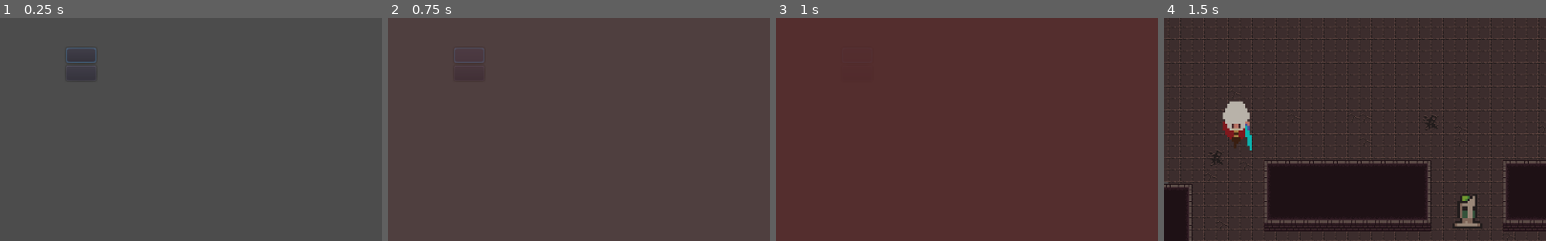
Above: before the commit, frames 1-4 (left to right).
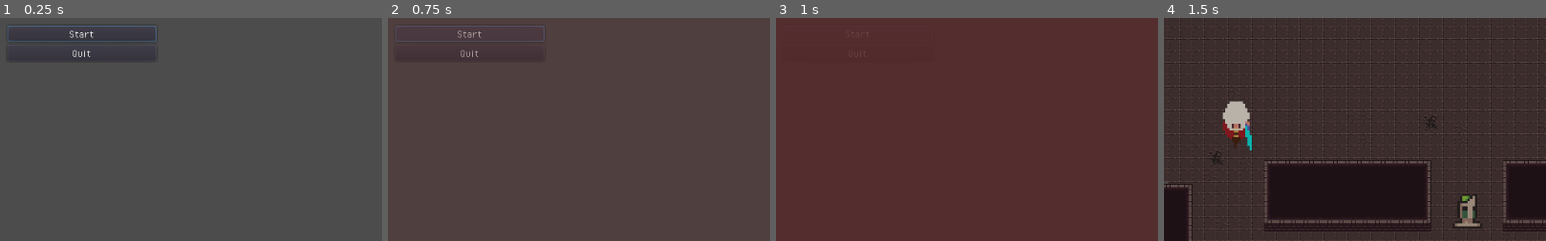
Above: after the commit, the same moments.

Repository: EncouragingGunnar/battle-arena
Game: Godot game, scene res://Scenes/Menu.tscn
Same seed, same stepped clock (60 frames per second), same inputs: the game is played once before the commit and once after it. This scene is started directly instead of the project's main scene.
Inputs (mouse positions are % of the whole screen's width and height, from its top left; square brackets give the same spot before the commit, where the layout moved):
- Up to frame 1 (0.25 s): no input
- Up to frame 2 (0.75 s): click (50, 44) [50, 48] at 0.5 s
- Up to frame 3 (1 s): no input
- Up to frame 4 (1.5 s): move the mouse to (72, 45) at 1.27 s; press the mouse at (72, 45) at 1.28 s; hold Right (ui_right) from 1.28 s (still down)
The pictures show only the part of the screen within x 39-89%, y 40-90%; the shares and areas given below are measured in that part.

The runs differ from the first frame. In frame 1, 0.7% of the frame differs, in the area x 2-41%, y 3-28%; in frame 2, 0.6%; in frame 3, less than 0.1%; in frame 4, nothing differs.

Commit message:
menus added and bug fixes

Diff:
--- /dev/null
+++ b/battle-arena/Chicken Runners/Scenes/Coin.tscn
@@ -0,0 +1,49 @@
+[gd_scene load_steps=9 format=2]
+
+[ext_resource path="res://Textures/Items/Coin.png" type="Texture" id=1]
+[ext_resource path="res://Scripts/Coin.gd" type="Script" id=2]
+
+[sub_resource type="AtlasTexture" id=1]
+atlas = ExtResource( 1 )
+region = Rect2( 0, 0, 8, 8 )
+
+[sub_resource type="AtlasTexture" id=2]
+atlas = ExtResource( 1 )
+region = Rect2( 8, 0, 8, 8 )
+
+[sub_resource type="AtlasTexture" id=3]
+atlas = ExtResource( 1 )
+region = Rect2( 16, 0, 8, 8 )
+
+[sub_resource type="AtlasTexture" id=4]
+atlas = ExtResource( 1 )
+region = Rect2( 24, 0, 8, 8 )
+
+[sub_resource type="SpriteFrames" id=5]
+animations = [ {
+"frames": [ SubResource( 1 ), SubResource( 2 ), SubResource( 3 ), SubResource( 4 ) ],
+"loop": true,
+"name": "default",
+"speed": 5.0
+} ]
+
+[sub_resource type="CapsuleShape2D" id=6]
+radius = 3.0
+height = 2.0
+
+[node name="Coin" type="Area2D"]
+scale = Vector2( 2, 2 )
+collision_layer = 0
+script = ExtResource( 2 )
+
+[node name="AnimatedSprite" type="AnimatedSprite" parent="."]
+frames = SubResource( 5 )
+frame = 2
+playing = true
+
+[node name="CollisionShape2D" type="CollisionShape2D" parent="."]
+shape = SubResource( 6 )
+
+[node name="Tween" type="Tween" parent="."]
+
+[connection signal="body_entered" from="." to="." method="_on_Coin_body_entered"]
--- /dev/null
+++ b/battle-arena/Chicken Runners/Scenes/GameOverMenu.tscn
@@ -0,0 +1,48 @@
+[gd_scene load_steps=5 format=2]
+
+[ext_resource path="res://Scripts/GameOverMenu.gd" type="Script" id=1]
+[ext_resource path="res://fonts and themes/font.ttf" type="DynamicFontData" id=2]
+
+[sub_resource type="DynamicFont" id=1]
+size = 40
+font_data = ExtResource( 2 )
+
+[sub_resource type="DynamicFont" id=2]
+size = 40
+font_data = ExtResource( 2 )
+
+[node name="GameOver" type="Control"]
+anchor_right = 1.0
+anchor_bottom = 1.0
+script = ExtResource( 1 )
+
+[node name="ColorRect" type="ColorRect" parent="."]
+anchor_right = 1.0
+anchor_bottom = 1.0
+color = Color( 0.482353, 0.392157, 0.392157, 1 )
+
+[node name="MenuButton" type="Button" parent="."]
+anchor_left = 0.5
+anchor_top = 1.0
+anchor_right = 0.5
+anchor_bottom = 1.0
+margin_left = -100.0
+margin_top = -200.0
+margin_right = 100.0
+margin_bottom = -125.0
+custom_fonts/font = SubResource( 1 )
+text = "Menu"
+
+[node name="Label" type="Label" parent="."]
+anchor_left = 0.5
+anchor_top = 0.5
+anchor_right = 0.5
+anchor_bottom = 0.5
+margin_left = -165.0
+margin_top = -88.0
+margin_bottom = -47.0
+rect_scale = Vector2( 2, 2 )
+custom_fonts/font = SubResource( 2 )
+text = "Game Over!"
+
+[connection signal="pressed" from="MenuButton" to="." method="_on_MenuButton_pressed"]
--- /dev/null
+++ b/battle-arena/Chicken Runners/Scenes/Globals.tscn
@@ -0,0 +1,6 @@
+[gd_scene load_steps=2 format=2]
+
+[ext_resource path="res://Scripts/Globals.gd" type="Script" id=1]
+
+[node name="Globals" type="Node"]
+script = ExtResource( 1 )
--- /dev/null
+++ b/battle-arena/Chicken Runners/Scenes/HUD.tscn
@@ -0,0 +1,37 @@
+[gd_scene load_steps=2 format=2]
+
+[ext_resource path="res://Textures/Enemies/ProgressBarTheme.tres" type="Theme" id=1]
+
+[node name="GUI" type="CanvasLayer"]
+
+[node name="HealthBar" type="ProgressBar" parent="."]
+margin_right = 243.0
+margin_bottom = 14.0
+theme = ExtResource( 1 )
+
+[node name="HealthBarUnder" type="ProgressBar" parent="."]
+visible = false
+margin_right = 4.0
+margin_bottom = 14.0
+
+[node name="EXPBar" type="ProgressBar" parent="."]
+visible = false
+margin_right = 4.0
+margin_bottom = 14.0
+
+[node name="EXPBarUnder" type="ProgressBar" parent="."]
+visible = false
+margin_right = 4.0
+margin_bottom = 14.0
+
+[node name="ManaBar" type="ProgressBar" parent="."]
+visible = false
+margin_right = 4.0
+margin_bottom = 14.0
+
+[node name="ManaBarUnder" type="ProgressBar" parent="."]
+visible = false
+margin_right = 4.0
+margin_bottom = 14.0
+
+[node name="Tween" type="Tween" parent="."]
--- a/battle-arena/Chicken Runners/Scenes/Menu.tscn
+++ b/battle-arena/Chicken Runners/Scenes/Menu.tscn
@@ -1,33 +1,51 @@
-[gd_scene load_steps=2 format=2]
+[gd_scene load_steps=5 format=2]
 
 [ext_resource path="res://Scripts/Menu.gd" type="Script" id=1]
+[ext_resource path="res://fonts and themes/font.ttf" type="DynamicFontData" id=2]
+
+[sub_resource type="DynamicFont" id=1]
+font_data = ExtResource( 2 )
+
+[sub_resource type="DynamicFont" id=2]
+font_data = ExtResource( 2 )
 
 [node name="Menu" type="Control"]
 anchor_left = 0.5
 anchor_top = 0.5
 anchor_right = 0.5
 anchor_bottom = 0.5
-margin_left = -20.0
-margin_top = -20.0
-margin_right = 20.0
-margin_bottom = 20.0
+margin_left = -509.5
+margin_top = -294.0
+margin_right = 509.5
+margin_bottom = 294.0
 script = ExtResource( 1 )
 
 [node name="VBoxContainer" type="VBoxContainer" parent="."]
-margin_right = 40.0
-margin_bottom = 40.0
+anchor_left = 0.5
+anchor_top = 0.5
+anchor_right = 0.5
+anchor_bottom = 0.5
+margin_left = -100.0
+margin_top = -50.0
+margin_right = 100.0
+margin_bottom = 50.0
 
 [node name="StartButton" type="Button" parent="VBoxContainer"]
-margin_right = 40.0
-margin_bottom = 20.0
+margin_right = 200.0
+margin_bottom = 22.0
 focus_neighbour_top = NodePath("../QuitButton")
+custom_colors/font_color_disabled = Color( 0, 0, 0, 1 )
+custom_fonts/font = SubResource( 1 )
+text = "Start"
 
 [node name="QuitButton" type="Button" parent="VBoxContainer"]
-margin_top = 24.0
-margin_right = 40.0
-margin_bottom = 44.0
+margin_top = 26.0
+margin_right = 200.0
+margin_bottom = 48.0
 focus_neighbour_top = NodePath("../StartButton")
 focus_neighbour_bottom = NodePath("../StartButton")
+custom_fonts/font = SubResource( 2 )
+text = "Quit"
 
 [connection signal="pressed" from="VBoxContainer/StartButton" to="." method="_on_StartButton_pressed"]
 [connection signal="pressed" from="VBoxContainer/QuitButton" to="." method="_on_QuitButton_pressed"]
--- /dev/null
+++ b/battle-arena/Chicken Runners/Scenes/PauseMenu.tscn
@@ -0,0 +1,67 @@
+[gd_scene load_steps=10 format=2]
+
+[ext_resource path="res://Scripts/PauseMenu.gd" type="Script" id=1]
+[ext_resource path="res://fonts and themes/font.ttf" type="DynamicFontData" id=2]
+
+[sub_resource type="DynamicFont" id=1]
+size = 40
+font_data = ExtResource( 2 )
+
+[sub_resource type="DynamicFont" id=2]
+size = 40
+font_data = ExtResource( 2 )
+
+[sub_resource type="StyleBoxLine" id=4]
+color = Color( 1, 1, 1, 1 )
+
+[sub_resource type="StyleBoxEmpty" id=5]
+
+[sub_resource type="StyleBoxEmpty" id=6]
+
+[sub_resource type="StyleBoxEmpty" id=7]
+
+[sub_resource type="StyleBoxEmpty" id=3]
+
+[node name="PauseMenu" type="Control"]
+pause_mode = 2
+anchor_right = 1.0
+anchor_bottom = 1.0
+script = ExtResource( 1 )
+
+[node name="Background" type="ColorRect" parent="."]
+anchor_right = 1.0
+anchor_bottom = 1.0
+color = Color( 0.541176, 0.47451, 0.47451, 0.705882 )
+
+[node name="CenterContainer" type="CenterContainer" parent="Background"]
+anchor_right = 1.0
+anchor_bottom = 1.0
+
+[node name="VBoxContainer" type="VBoxContainer" parent="Background/CenterContainer"]
+margin_left = 417.0
+margin_top = 251.0
+margin_right = 607.0
+margin_bottom = 348.0
+custom_constants/separation = 15
+
+[node name="Label" type="Label" parent="Background/CenterContainer/VBoxContainer"]
+margin_right = 190.0
+margin_bottom = 41.0
+custom_fonts/font = SubResource( 1 )
+text = "Game Paused"
+align = 1
+valign = 1
+
+[node name="ResumeButton" type="Button" parent="Background/CenterContainer/VBoxContainer"]
+margin_top = 56.0
+margin_right = 190.0
+margin_bottom = 97.0
+custom_fonts/font = SubResource( 2 )
+custom_styles/hover = SubResource( 4 )
+custom_styles/pressed = SubResource( 5 )
+custom_styles/focus = SubResource( 6 )
+custom_styles/disabled = SubResource( 7 )
+custom_styles/normal = SubResource( 3 )
+text = "Resume Game"
+
+[connection signal="pressed" from="Background/CenterContainer/VBoxContainer/ResumeButton" to="." method="_on_Button_pressed"]
--- a/battle-arena/Chicken Runners/Scenes/Skeleton.tscn
+++ b/battle-arena/Chicken Runners/Scenes/Skeleton.tscn
@@ -77,7 +77,6 @@
 material = SubResource( 19 )
 frames = SubResource( 9 )
 animation = "Run"
-frame = 1
 playing = true
 
 [node name="CollisionShape2D" type="CollisionShape2D" parent="."]
@@ -139,6 +138,8 @@
 process_parent = true
 physics_process_parent = true
 
+[node name="Tween" type="Tween" parent="."]
+
 [connection signal="area_entered" from="Hurtbox" to="." method="_on_Hurtbox_area_entered"]
 [connection signal="timeout" from="PathTimer" to="." method="_on_PathTimer_timeout"]
 [connection signal="body_entered" from="Hitbox" to="." method="_on_Hitbox_body_entered"]
--- a/battle-arena/Chicken Runners/Scripts/Arrow.gd
+++ b/battle-arena/Chicken Runners/Scripts/Arrow.gd
@@ -1,6 +1,8 @@
 extends Node2D
 
 const MOVE_SPEED = 400
+
+onready var hitbox = $Hitbox
 
 var arrow_direction := Vector2.ZERO
 var knockback_strength
@@ -9,15 +11,13 @@
 func _ready():
 	set_as_toplevel(true)
 	look_at(position + arrow_direction)
+	hitbox.damage = bow_damage
+	hitbox.knockbackStrength = knockback_strength
 
 func _physics_process(delta):
 	position += arrow_direction * MOVE_SPEED * delta
 
 func _on_Hitbox_area_entered(area):
-	if area.has_method("set_knockback_stats"):
-		area.set_knockback_stats(knockback_strength)
-	if area.has_method("take_damage"):
-		area.take_damage(bow_damage)
 	queue_free()
 
 
--- a/battle-arena/Chicken Runners/Scripts/Big Zombie.gd
+++ b/battle-arena/Chicken Runners/Scripts/Big Zombie.gd
@@ -40,6 +40,11 @@
 	current_hp = max_hp
 	attackTimer.start()
 
+func drop_coin():
+	var coin = preload("res://Scenes/Coin.tscn").instance()
+	coin.position = global_position
+	get_parent().add_child(coin)
+
 func take_damage(damage):
 	if healthBar.visible == false:
 		healthBar.visible = true
@@ -51,6 +56,8 @@
 		die()
 
 func die():
+	for i in range(5):
+		call_deferred("drop_coin")
 	queue_free()
 
 func set_knockback_stats(impulse):
@@ -86,9 +93,9 @@
 
 				elif attackTimer.time_left < attackTimer.wait_time / 2:
 					velocity = Vector2.ZERO
-					chargeTween.interpolate_property(self, "position", startPosition, global_position, attackTimer.wait_time / 2, Tween.TRANS_LINEAR, Tween.EASE_IN_OUT)
+					chargeTween.interpolate_property(self, "position", global_position, startPosition, attackTimer.wait_time / 2, Tween.TRANS_LINEAR, Tween.EASE_IN_OUT)
 					chargeTween.start()
-					yield(chargeTween, "tween_completed")
+
 					state = attackStates[randi() % attackStates.size()]
 					attackTimer.start()
 
--- /dev/null
+++ b/battle-arena/Chicken Runners/Scripts/Coin.gd
@@ -0,0 +1,16 @@
+extends Area2D
+
+onready var tween = $Tween
+var drop_range = 25
+
+func _ready():
+	randomize()
+	var target_location = Vector2(position.x + rand_range(-drop_range, drop_range), position.y + rand_range(-drop_range, drop_range))
+	tween.interpolate_property(self, "position", global_position, target_location, 0.4, Tween.TRANS_QUAD, Tween.EASE_OUT)
+	tween.start()
+
+
+func _on_Coin_body_entered(body):
+	if body.has_method("collect_coin"):
+		body.collect_coin()
+		queue_free()
--- /dev/null
+++ b/battle-arena/Chicken Runners/Scripts/GameOverMenu.gd
@@ -0,0 +1,6 @@
+extends Control
+
+
+
+func _on_MenuButton_pressed():
+	Transition.load_scene("res://Scenes/Menu.tscn")
--- /dev/null
+++ b/battle-arena/Chicken Runners/Scripts/Globals.gd
@@ -0,0 +1,4 @@
+extends Node
+
+var score := 0
+var coins := 0
--- /dev/null
+++ b/battle-arena/Chicken Runners/Scripts/PauseMenu.gd
@@ -0,0 +1,17 @@
+extends Control
+
+
+func _input(event):
+	if event.is_action_pressed("ui_cancel"):
+		get_tree().paused = !get_tree().paused
+		if get_tree().paused:
+			show()
+		else:
+			hide()
+
+
+
+
+func _on_Button_pressed():
+	get_tree().paused = !get_tree().paused
+	hide()
--- a/battle-arena/Chicken Runners/Scripts/Player.gd
+++ b/battle-arena/Chicken Runners/Scripts/Player.gd
@@ -13,6 +13,8 @@
 var bow_damage = 10
 var hitstun = 0
 var canInput = true
+
+var coin = 0
 
 var velocity = Vector2()
 var knockbackImpulse = Vector2()
@@ -71,3 +73,6 @@
 
 func input_ready():
 	canInput = true
+
+func collect_coin():
+	Globals.coins += 1
--- a/battle-arena/Chicken Runners/Scripts/Skeleton.gd
+++ b/battle-arena/Chicken Runners/Scripts/Skeleton.gd
@@ -23,6 +23,7 @@
 onready var pathTimer: Timer = $PathTimer
 onready var sight = $LineOfSight
 onready var wanderTimer = $WanderTimer
+onready var tween = $Tween
 onready var startPosition = global_position
 onready var targetPosition = global_position
 
@@ -47,7 +48,14 @@
 	if current_hp <= 0:
 		die()
 
+func drop_coin():
+	var coin = preload("res://Scenes/Coin.tscn").instance()
+	coin.position = global_position
+	get_parent().add_child(coin)
+
+
 func die():
+	call_deferred("drop_coin")
 	queue_free()
 
 func set_knockback_stats(impulse):
--- a/battle-arena/Chicken Runners/Scripts/Zombie.gd
+++ b/battle-arena/Chicken Runners/Scripts/Zombie.gd
@@ -45,6 +45,11 @@
 	current_hp = max_hp
 	update_distance_to_player()
 
+func drop_coin():
+	var coin = preload("res://Scenes/Coin.tscn").instance()
+	coin.position = global_position
+	get_parent().add_child(coin)
+
 func take_damage(damage):
 	if healthBar.visible == false:
 		healthBar.visible = true
@@ -56,6 +61,7 @@
 		die()
 
 func die():
+	call_deferred("drop_coin")
 	queue_free()
 
 func set_knockback_stats(impulse):
--- a/battle-arena/Chicken Runners/project.godot
+++ b/battle-arena/Chicken Runners/project.godot
@@ -38,13 +38,14 @@
 
 [application]
 
-config/name="Chicken Runners"
+config/name="Battle Arena"
 run/main_scene="res://Scenes/World.tscn"
-config/icon="res://icon.png"
+config/icon="res://Side Portrait Small.png"
 
 [autoload]
 
 Transition="*res://Scenes/Transition.tscn"
+Globals="*res://Scenes/Globals.tscn"
 
 [gui]
 
@@ -130,6 +131,7 @@
 2d_physics/layer_6="EnemyHitbox"
 2d_physics/layer_7="PlayerHitbox"
 2d_physics/layer_8="Projectile"
+2d_physics/layer_9="Pickups"
 
 [physics]
 
Binary file added: battle-arena/Chicken Runners/Side Portrait Small.png
Not shown, changed: battle-arena/Chicken Runners/Side Portrait Small.png.import
Binary file added: battle-arena/Chicken Runners/Textures/Items/Coin.png
Not shown, added: battle-arena/Chicken Runners/Textures/Items/Coin.png.import
Binary file added: battle-arena/Chicken Runners/fonts and themes/font.ttf
Binary file removed: battle-arena/Chicken Runners/icon.png
